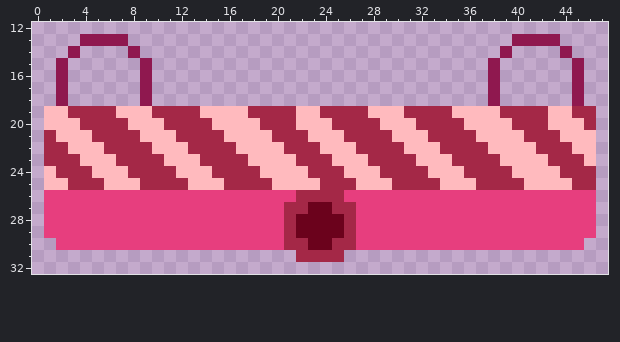
File history of a pixel-art sprite, Assets/Resources/InteractableObject/MovingPlatformSS.png. The picture above was drawn from the file before the commit.
The file is 48x48 pixels. Colours within 5 levels of each other are drawn and written as one. Shown: x 0..47, y 12..32.
After:
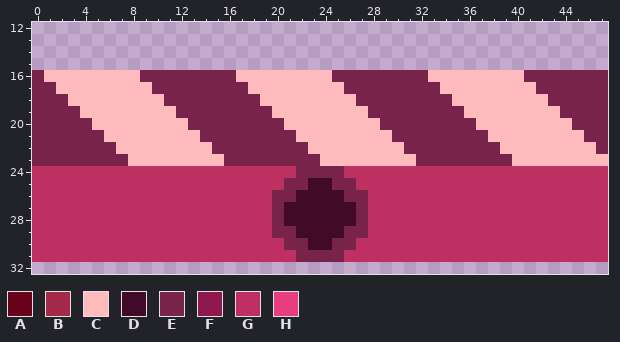
Palette (. is transparent): A #6b021c  B #a42847  C #ffbabe  D #400a28  E #782349  F #8f184f  G #bf3062  H #e73e7e
What changed:
@@ x 0..47 @@
 12 ................................................
-13 ....FFFF................................FFFF....
-14 ...F....F..............................F....F...
-15 ..F......F............................F......F..
-16 ..F......F............................F......F..
-17 ..F......F............................F......F..
-18 ..F......F............................F......F..
-19 .CCBBBBCCCBBBBCCCCBBBBCCBBBBCCCBBBBCCCCBBBBCCBB.
-20 .CCCBBBBCCCBBBBCCCCBBBCCCBBBBCCCBBBBCCCCBBBCCCB.
-21 .BCCCBBBBCCCBBBBCCCCBBBCCCBBBBCCCBBBBCCCCBBBCCC.
-22 .BBCCCBBBBCCCBBBBCCCCBBBCCCBBBBCCCBBBBCCCCBBBCC.
-23 .BBBCCCBBBBCCCBBBBCCCCBBBCCCBBBBCCCBBBBCCCCBBBC.
-24 .CBBBCCCBBBBCCCBBBBCCCCBBBCCCBBBBCCCBBBBCCCCBBB.
-25 .CCBBBCCCBBBBCCCBBBBCCCCBBBCCCBBBBCCCBBBBCCCCBB.
-26 .HHHHHHHHHHHHHHHHHHHHHBBBBHHHHHHHHHHHHHHHHHHHHH.
-27 .HHHHHHHHHHHHHHHHHHHHBBAABBHHHHHHHHHHHHHHHHHHHH.
-28 .HHHHHHHHHHHHHHHHHHHHBAAAABHHHHHHHHHHHHHHHHHHHH.
-29 .HHHHHHHHHHHHHHHHHHHHBAAAABHHHHHHHHHHHHHHHHHHHH.
-30 ..HHHHHHHHHHHHHHHHHHHBBAABBHHHHHHHHHHHHHHHHHHH..
-31 ......................BBBB......................
+13 ................................................
+14 ................................................
+15 ................................................
+16 ECCCCCCCCEEEEEEEECCCCCCCCEEEEEEEECCCCCCCCEEEEEEE
+17 EECCCCCCCCEEEEEEEECCCCCCCCEEEEEEEECCCCCCCCEEEEEE
+18 EEECCCCCCCCEEEEEEEECCCCCCCCEEEEEEEECCCCCCCCEEEEE
+19 EEEECCCCCCCCEEEEEEEECCCCCCCCEEEEEEEECCCCCCCCEEEE
+20 EEEEECCCCCCCCEEEEEEEECCCCCCCCEEEEEEEECCCCCCCCEEE
+21 EEEEEECCCCCCCCEEEEEEEECCCCCCCCEEEEEEEECCCCCCCCEE
+22 EEEEEEECCCCCCCCEEEEEEEECCCCCCCCEEEEEEEECCCCCCCCE
+23 EEEEEEEECCCCCCCCEEEEEEEECCCCCCCCEEEEEEEECCCCCCCC
+24 GGGGGGGGGGGGGGGGGGGGGGEEEEGGGGGGGGGGGGGGGGGGGGGG
+25 GGGGGGGGGGGGGGGGGGGGGEEDDEEGGGGGGGGGGGGGGGGGGGGG
+26 GGGGGGGGGGGGGGGGGGGGEEDDDDEEGGGGGGGGGGGGGGGGGGGG
+27 GGGGGGGGGGGGGGGGGGGGEDDDDDDEGGGGGGGGGGGGGGGGGGGG
+28 GGGGGGGGGGGGGGGGGGGGEDDDDDDEGGGGGGGGGGGGGGGGGGGG
+29 GGGGGGGGGGGGGGGGGGGGEEDDDDEEGGGGGGGGGGGGGGGGGGGG
+30 GGGGGGGGGGGGGGGGGGGGGEEDDEEGGGGGGGGGGGGGGGGGGGGG
+31 GGGGGGGGGGGGGGGGGGGGGGEEEEGGGGGGGGGGGGGGGGGGGGGG
 32 ................................................
Where, in picture pixels (left, top, right, bottom), the same in both pictures:
changed: (32, 34, 608, 262)
